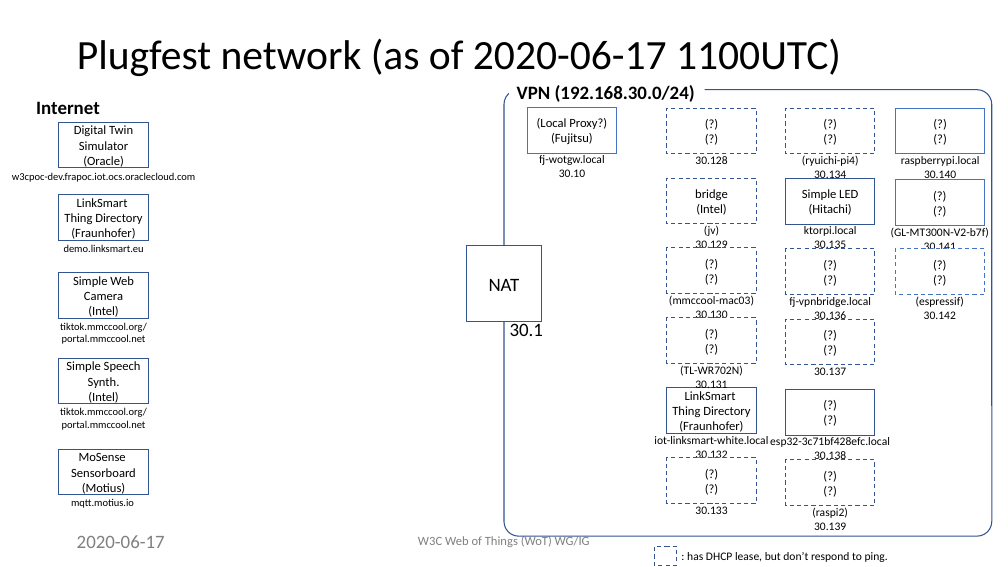
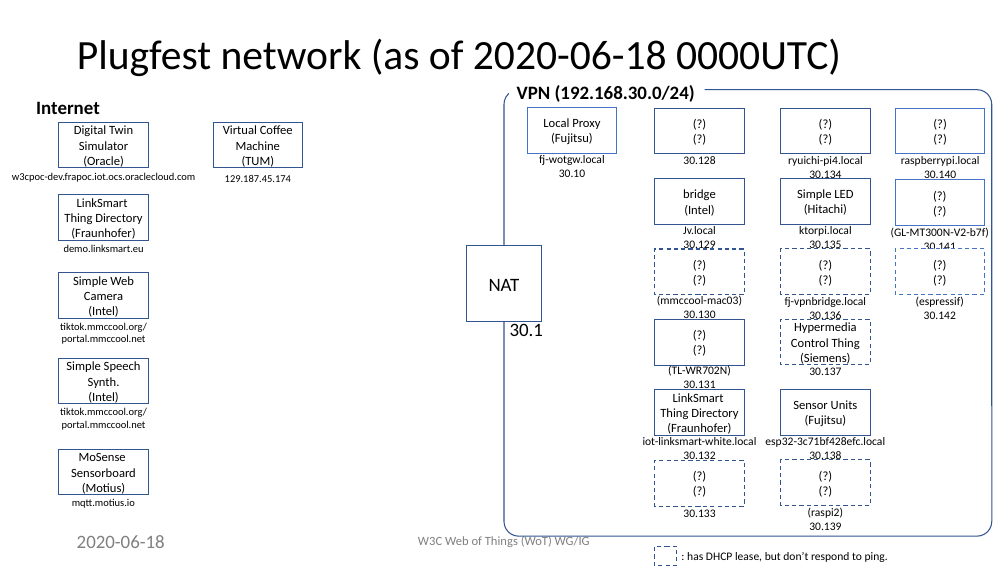
Before and after one commit to w3c/wot-testing, a slide deck: slide 1 of events/2020.06.Online/plugfestnetwork.pptx. Drawn at 1008x567 pixels with LibreOffice and Linux fonts; fonts in the diff are those of the drawing; background and template pictures are left out. Boxes give left, top, right and bottom in pixels: in the first picture for what was removed or moved away, otherwise in the second. Text is boxed around its words. In the diff, an @@ line names an element or a change of style, - is before the commit and + after.

Commit message:
added Fujitsu, Siemens, TUM devices

```diff
--- a/events/2020.06.Online/plugfestnetwork.pptx
+++ b/events/2020.06.Online/plugfestnetwork.pptx
@@ title at <box>77,38,841,76</box>: text changed @@
-Plugfest network (as of 2020-06-17 1100UTC)
+Plugfest network (as of 2020-06-18 0000UTC)
@@ text in rectangle at <box>543,118,600,129</box>: text changed @@
-(Local Proxy?)
+Local Proxy
@@ rectangle added at <box>213,122,302,168</box>, fill #FFFFFF, outline #325491 1 pt, 12 pt, text #000000 @@
+Virtual Coffee Machine
+(TUM)
@@ text added at <box>225,175,291,182</box>, 10 pt, text #000000 @@
+129.187.45.174
@@ text "ryuichi-pi4.local": place and size @@
-text "ryuichi-pi4.local" at <box>802,155,859,179</box>
+text "ryuichi-pi4.local" at <box>788,156,863,179</box>
@@ text at <box>788,156,863,166</box>: text changed @@
-(ryuichi-pi4)
+ryuichi-pi4.local
@@ text at <box>683,226,716,234</box>: text changed @@
-(jv)
+Jv.local
@@ 5 rectangles, 4 texts: place and size @@
-5 rectangles, 4 texts at <box>667,108,756,434</box>
+5 rectangles, 4 texts at <box>655,108,744,436</box>
@@ outline #325491 1 pt dashed to #325491 1 pt in 4 elements at <box>655,178,744,225</box>, <box>781,108,870,154</box>, <box>655,108,744,154</box>, <box>655,320,744,366</box> @@
@@ 6 rectangles, 5 texts: place and size @@
-6 rectangles, 5 texts at <box>770,108,890,530</box>
+6 rectangles, 5 texts at <box>765,108,885,530</box>
@@ text in rectangle at <box>791,322,860,365</box>: text changed @@
-(?)
-(?)
+Hypermedia Control Thing
+(Siemens)
@@ text in rectangle at <box>793,400,858,426</box>: text changed @@
-(?)
-(?)
+Sensor Units
+(Fujitsu)
@@ text "iot-linksmart-white.local" rewrapped from <box>654,436,768,458</box> to <box>643,435,757,461</box> @@
@@ rectangle "(?)": place and size @@
-rectangle "(?)" at <box>667,457,756,504</box>
+rectangle "(?)" at <box>655,461,744,507</box>
@@ text "mqtt.motius.io" at <box>72,498,135,508</box>: alignment left to centre @@
@@ text "30.133": place and size @@
-text "30.133" at <box>695,506,727,514</box>
+text "30.133" at <box>683,509,715,517</box>
@@ text at <box>77,535,165,548</box>: text changed @@
-2020-06-17
+2020-06-18
```
Also in this commit, not shown: 1 other slide changed, 1 other file.
